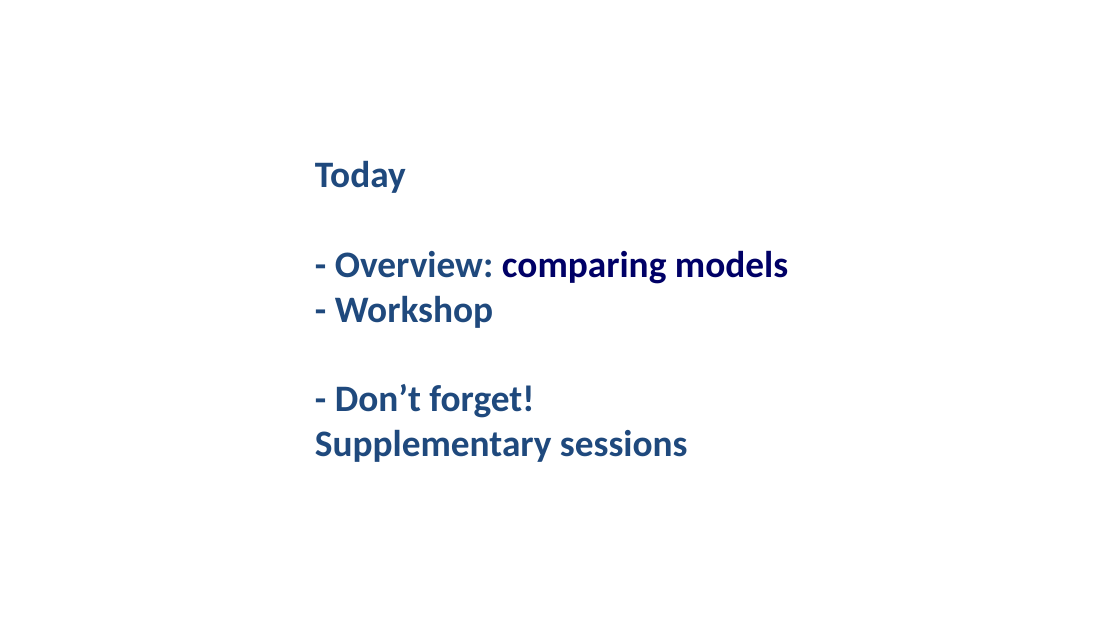
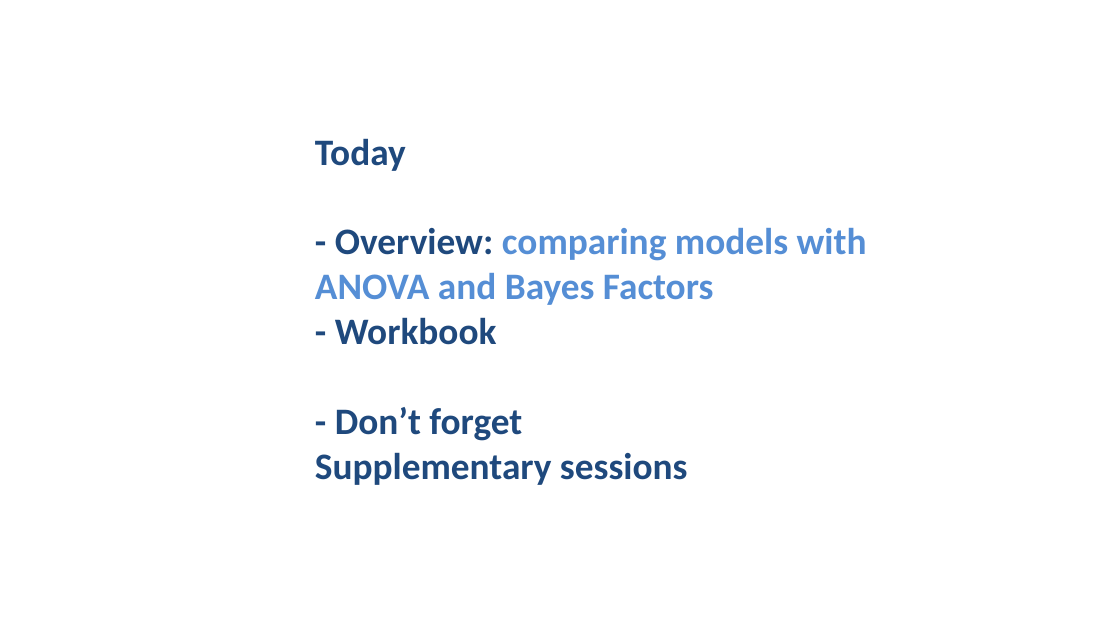
Before and after one commit to chrisjberry/datafluencyCB, a slide deck: slide 5 of slides/PSYC753_Chris2.pptx (slide 4 before the commit). Drawn at 1120x630 pixels with LibreOffice and Linux fonts; fonts in the diff are those of the drawing. Boxes give left, top, right and bottom in pixels: in the first picture for what was removed or moved away, otherwise in the second. Text is boxed around its words. In the diff, an @@ line names an element or a change of style, - is before the commit and + after.

```diff
--- a/slides/PSYC753_Chris2.pptx
+++ b/slides/PSYC753_Chris2.pptx
@@ title at (x1=315, y1=138, x2=867, y2=485): text changed @@
-Today
-- Overview: comparing models
-- Workshop
-- Don’t forget!
-Supplementary sessions
+Today
+- Overview: comparing models with ANOVA and Bayes Factors
+- Workbook
+- Don’t forget
+Supplementary sessions
```
Also in this commit, not shown: 10 other slides changed.
